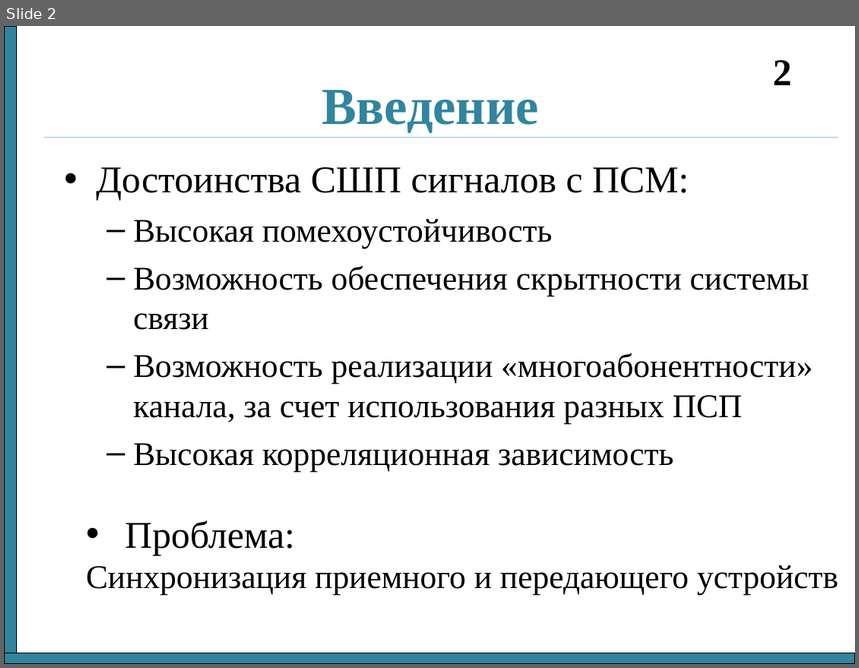
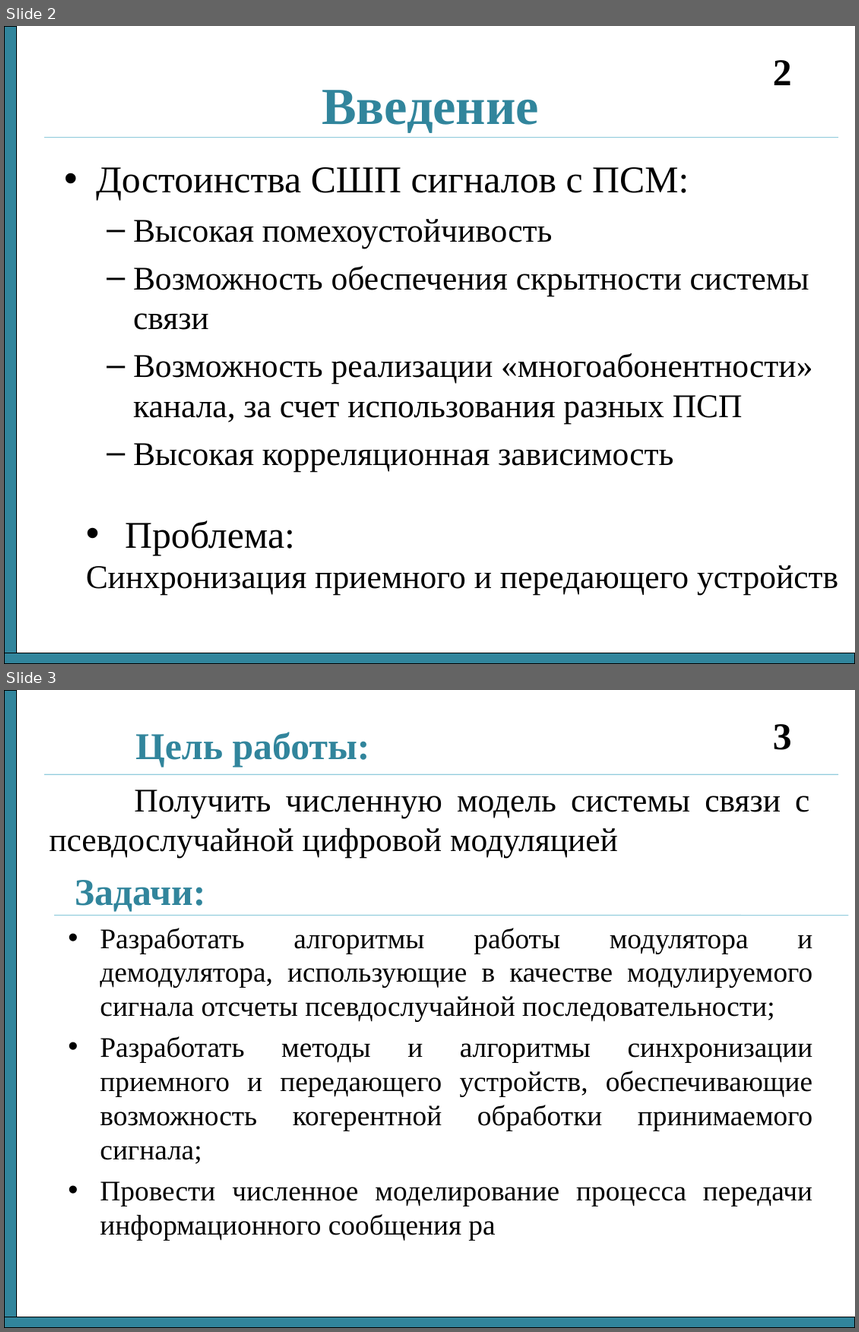
Before and after one commit to nikok94/dissertation, a slide deck: Отчет 3 семестр.ppt. Shown one above the other, each under a label of ours: slide 2 before the commit, slides 2 and 3 after it. The pictures are 859x668 and 859x1332 pixels, drawn with LibreOffice and Linux fonts; fonts in the diff are those of the drawing. Boxes give left, top, right and bottom in pixels: in the first picture for what was removed or moved away, otherwise in the second. Text is boxed around its words. In the diff, an @@ line names an element or a change of style, - is before the commit and + after.

```diff
--- a/Отчет 3 семестр.ppt
+++ b/Отчет 3 семестр.ppt
@@ slide 3 added at (x1=4, y1=690, x2=855, y2=1328), background #FFFFFF @@
@@ rectangle added at (x1=4, y1=690, x2=17, y2=1328), fill #31859C, outline #000000 0.74 pt @@
@@ title added at (x1=135, y1=732, x2=370, y2=767), 32 pt, text #31859C, bold @@
+Цель работы:
@@ page number added at (x1=773, y1=724, x2=792, y2=750), 32 pt, text #000000, bold @@
+3
@@ line added from (44, 774) to (838, 774), #93CDDD 0.74 pt @@
@@ text added at (x1=49, y1=790, x2=810, y2=858), 28 pt, text #000000 @@
+Получить численную модель системы связи с псевдослучайной цифровой модуляцией
@@ text added at (x1=75, y1=880, x2=813, y2=1240), 24 pt, text #000000 @@
+Задачи:
+• Разработать алгоритмы работы модулятора и демодулятора, использующие в качестве модулируемого сигнала отсчеты псевдослучайной последовательности;
+• Разработать методы и алгоритмы синхронизации приемного и передающего устройств, обеспечивающие возможность когерентной обработки принимаемого сигнала;
+• Провести численное моделирование процесса передачи информационного сообщения ра
@@ line added from (54, 916) to (848, 916), #93CDDD 0.74 pt @@
@@ rectangle added at (x1=4, y1=1317, x2=855, y2=1328), fill #31859C, outline #000000 0.74 pt @@
```
Also in this commit, not shown: 1 slide removed, 2 other files.
